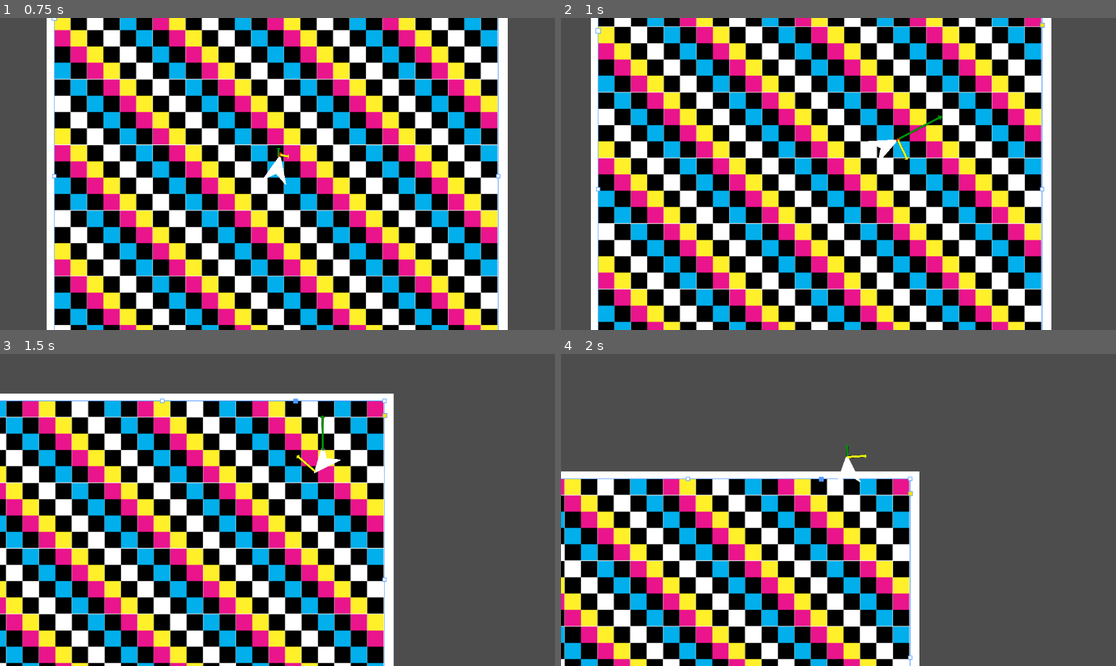
Above: before the commit, frames 1-4 (two rows, left to right).
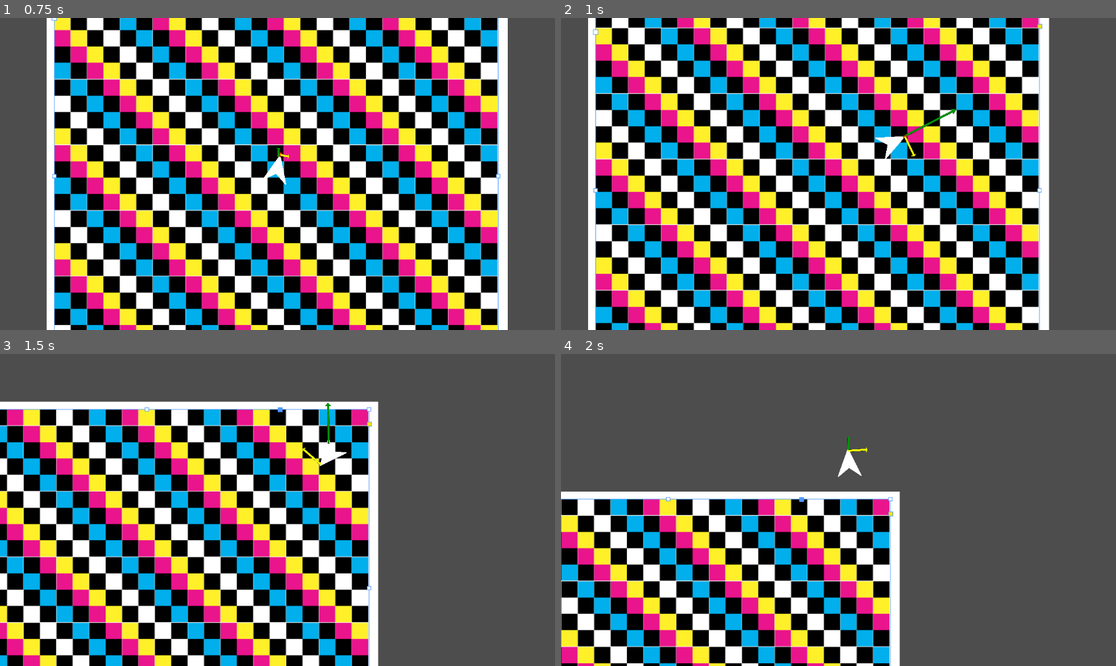
Above: after the commit, the same moments.

Repository: ParadoxArcher/Angle_Advantage
Game: Godot game, scene res://Scenes/GameScene.tscn
Same seed, same stepped clock (60 frames per second), same inputs: the game is played once before the commit and once after it.
Inputs:
- Up to frame 1 (0.75 s): tap Enter at 0.5 s; hold D (RotateRight) from 0.53 s (still down); hold W (Boost) from 0.53 s (still down)
- Up to frame 2 (1 s): keep holding D (RotateRight); keep holding W (Boost); tap Space (Dodge) at 0.8 s
- Up to frame 3 (1.5 s): release D (RotateRight) at 1.28 s; release W (Boost) at 1.28 s; hold S (Back) from 1.28 s (still down); tap Space (Dodge) at 1.35 s
- Up to frame 4 (2 s): keep holding S (Back); tap W (Boost) at 1.55 s

Frame 1 is identical in both runs. In frame 2, 27% of the frame differs, in the area x 4-89%, y 0-100%; in frame 3, 55%, in the area x 0-71%, y 12-100%; in frame 4, 34%.

Commit message:
vault backup: 2025-01-14 19:00:36

Diff:
--- a/zProject Files/Godot/Scripts/PlayerScript.gd
+++ b/zProject Files/Godot/Scripts/PlayerScript.gd
@@ -24,7 +24,7 @@
 var RotaRate = 0
 
 ##Dodge Variables
-@export var DodgeMaxSpeed = [1.3, .15] # {0: MaxSpeedMultiplier, 1: MaxSpeedDecel}
+@export var DodgeMaxSpeed = [1.5, .15] # {0: MaxSpeedMultiplier, 1: MaxSpeedDecel}
 @export var DodgeMaxRota = [3, .25] # {0: MaxRotaMultiplier, 1: MaxRotaDecel}
 #endregion
 
@@ -68,14 +68,12 @@
 	#endregion
 
 	#region Dodge
-	var DodgeDir = Vector2(Input.get_action_strength("RotateRight") - Input.get_action_strength("RotateLeft"), Input.get_action_strength("Back") - Input.get_action_strength("Boost"))
-
 	if MaxSpeed[0] != MaxSpeed[1] || MaxRota[0] != MaxRota[1]:
 		MaxSpeed[0] -= clampf((MaxSpeed[0] - MaxSpeed[1]) * DodgeMaxSpeed[1], 0, MaxSpeed[0] - MaxSpeed[1])
 		MaxRota[0] -= clampf((MaxRota[0] - MaxRota[1]) * DodgeMaxRota[1], 0, MaxRota[0] - MaxRota[1])
 
 	if Input.is_action_just_pressed("Dodge"):
-		Dodge(DodgeDir)
+		Dodge(Vector2(MoveInput.x, -MoveInput.y))
 	#endregion
 
 	#region WallBoost...w
Not shown, changed: .obsidian/workspace.json
